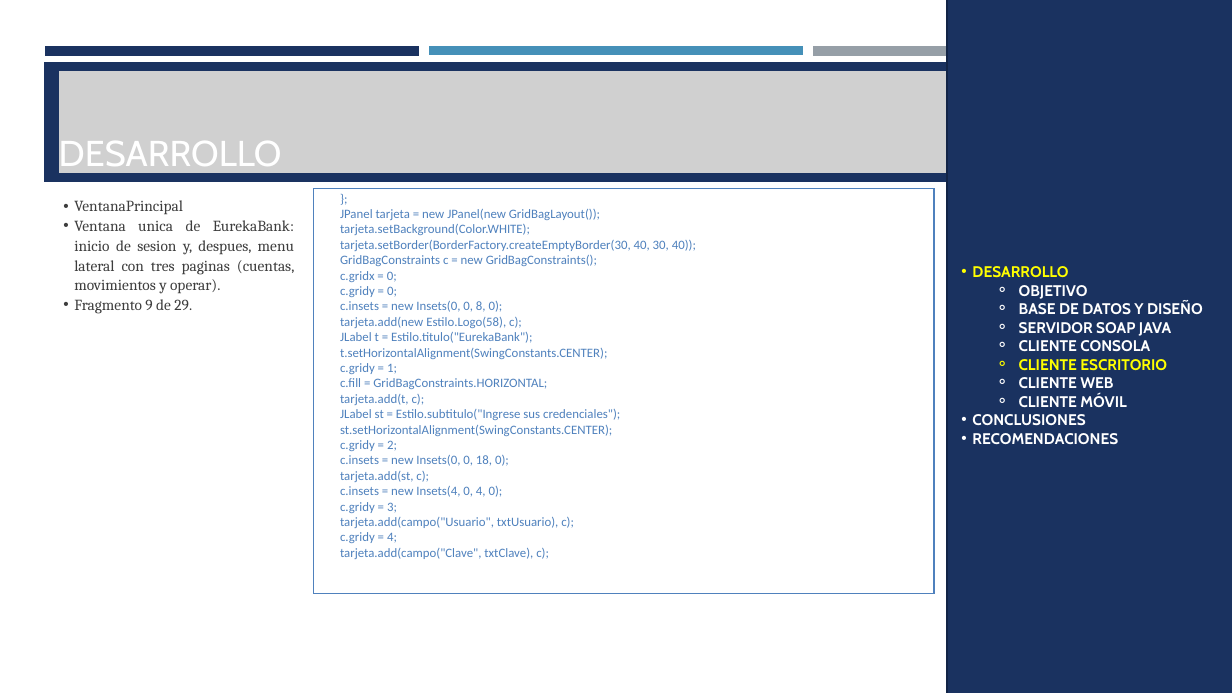
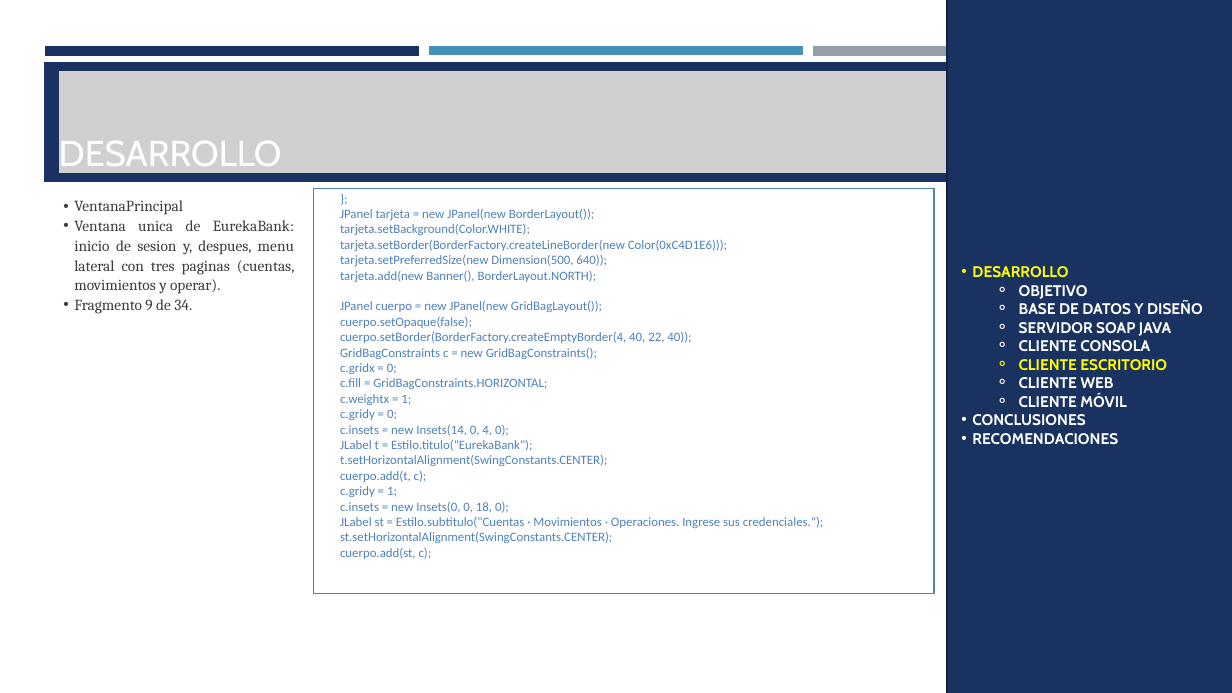
Before and after one commit to ldmoran/PAO202651_ARQSOFT_NRC36883, a slide deck: slide 81 of P1/TG1.1. PAO202651_SOAP_JAVA_EUREKABANK_NRC_36883_GR07/04. DOCUMENTACION/PRESENTACION TG1.1 EurekaBank SOAP Java con BDD LOCAL GR07.pptx. Drawn at 1232x693 pixels with LibreOffice and Linux fonts; fonts in the diff are those of the drawing; grey boxes stand for pictures. Boxes give left, top, right and bottom in pixels: in the first picture for what was removed or moved away, otherwise in the second. Text is boxed around its words. In the diff, an @@ line names an element or a change of style, - is before the commit and + after.

Commit message:
EurekaBank: login unificado (foto de Monster, campos con icono, boton azul) en escritorio, web y movil de TG1.1 y TG1.2; capturas y presentaciones actualizadas

```diff
--- a/P1/TG1.1. PAO202651_SOAP_JAVA_EUREKABANK_NRC_36883_GR07/04. DOCUMENTACION/PRESENTACION TG1.1 EurekaBank SOAP Java con BDD LOCAL GR07.pptx
+++ b/P1/TG1.1. PAO202651_SOAP_JAVA_EUREKABANK_NRC_36883_GR07/04. DOCUMENTACION/PRESENTACION TG1.1 EurekaBank SOAP Java con BDD LOCAL GR07.pptx
@@ text at (340,209,594,220): text changed @@
-JPanel tarjeta = new JPanel(new GridBagLayout());
+JPanel tarjeta = new JPanel(new BorderLayout());
@@ text at (340,240,727,343): text changed @@
-tarjeta.setBorder(BorderFactory.createEmptyBorder(30, 40, 30, 40));
+tarjeta.setBorder(BorderFactory.createLineBorder(new Color(0xC4D1E6)));
+tarjeta.setPreferredSize(new Dimension(500, 640));
+tarjeta.add(new Banner(), BorderLayout.NORTH);
+JPanel cuerpo = new JPanel(new GridBagLayout());
+cuerpo.setOpaque(false);
+cuerpo.setBorder(BorderFactory.createEmptyBorder(4, 40, 22, 40));
@@ text at (74,299,192,314): text changed @@
-  • Fragmento 9 de 29.
+  • Fragmento 9 de 34.
@@ text at (340,378,547,405): paragraphs added @@
+c.fill = GridBagConstraints.HORIZONTAL;
+c.weightx = 1;
@@ text at (340,425,509,436): text changed @@
-c.insets = new Insets(0, 0, 8, 0);
-tarjeta.add(new Estilo.Logo(58), c);
+c.insets = new Insets(14, 0, 4, 0);
@@ text at (340,471,427,482): paragraph added @@
+cuerpo.add(t, c);
@@ text at (340,502,823,528): text changed @@
-c.fill = GridBagConstraints.HORIZONTAL;
-tarjeta.add(t, c);
-JLabel st = Estilo.subtitulo("Ingrese sus credenciales");
+c.insets = new Insets(0, 0, 18, 0);
+JLabel st = Estilo.subtitulo("Cuentas · Movimientos · Operaciones. Ingrese sus credenciales.");
@@ text at (340,548,432,559): text changed @@
-c.gridy = 2;
-c.insets = new Insets(0, 0, 18, 0);
-tarjeta.add(st, c);
-c.insets = new Insets(4, 0, 4, 0);
-c.gridy = 3;
-tarjeta.add(campo("Usuario", txtUsuario), c);
-c.gridy = 4;
-tarjeta.add(campo("Clave", txtClave), c);
+cuerpo.add(st, c);
```
Also in this commit, not shown: 28 other slides changed, 5 slides added, 33 other files.
